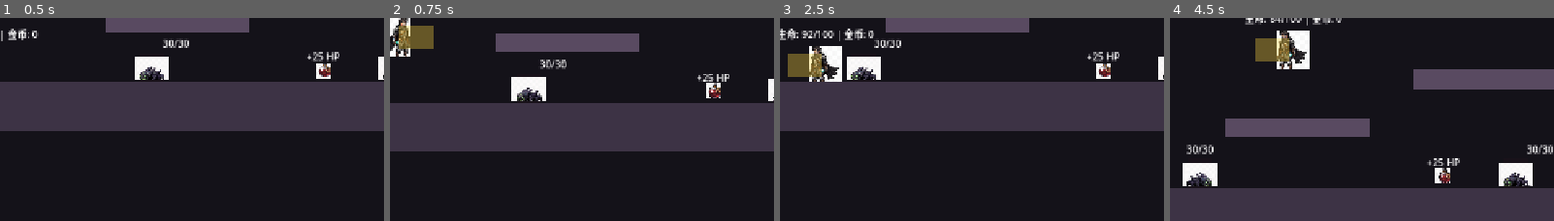
Above: before the commit, frames 1-4 (left to right).
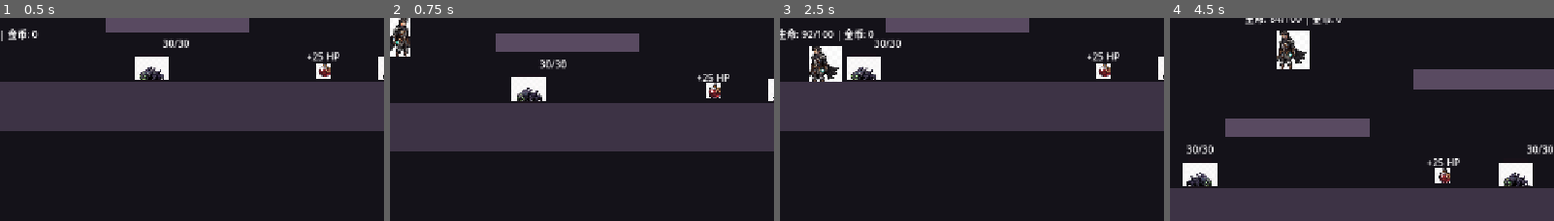
Above: after the commit, the same moments.

Repository: 98longq/relicbound
Game: Godot game, scene res://scenes/levels/test_level.tscn
The game is run twice, just before and just after one commit, with the same random seed, the same clock (stepped at 60 frames per second) and the same inputs.
Inputs (mouse positions are % of the whole screen's width and height, from its top left):
- Up to frame 1 (0.5 s): no input
- Up to frame 2 (0.75 s): tap Enter (ui_accept) at 0.5 s; move the mouse to (72, 46) at 0.52 s; hold Right (ui_right) from 0.53 s (still down); hold R from 0.53 s (still down); click (72, 46) at 0.67 s
- Up to frame 3 (2.5 s): tap Enter (ui_accept) at 0.77, 1.52, 2 s; move the mouse to (29, 57) at 1.27 s; release R at 1.28 s; tap Space at 1.35 s; move the mouse to (60, 28) at 2.02 s; release Right (ui_right) at 2.03 s; hold Left (ui_left) from 2.03 s (still down); hold J from 2.03 s (still down)
- Up to frame 4 (4.5 s): move the mouse to (45, 73) at 2.77 s; release Left (ui_left) at 2.78 s; release J at 2.78 s; hold Right (ui_right) 2.78-4.28 s; tap R at 2.85 s; click (45, 73) at 2.92 s; tap Enter (ui_accept) at 3.02, 3.77 s; move the mouse to (80, 68) at 3.52 s; hold Space 3.53-4.28 s; move the mouse to (19, 36) at 4.27 s; hold Left (ui_left) from 4.28 s (still down); tap J at 4.35 s
The pictures show only the part of the screen within x 34-84%, y 45-95%; the shares and areas given below are measured in that part.

Frame 1 is identical in both runs. In frame 2, 1.0% of the frame differs, in the area x 2-12%, y 3-16%; in frame 3, 1.0%; in frame 4, 1.0%.

Commit message:
Use sprite state textures for player actions

Diff:
--- a/scripts/player/player_controller.gd
+++ b/scripts/player/player_controller.gd
@@ -1,9 +1,8 @@
 extends CharacterBody2D
 class_name PlayerController
 
-## M1-M3 player prototype.
-## Covers movement, jumping, facing, minimal melee attack, health, death, and pickups.
-## Inventory, relic logic, combo chains, and skill systems should stay outside this script later.
+## Player prototype controller.
+## Handles movement, jumping, facing, light attack, health, death, pickups, and basic sprite state switching.
 
 @export_group("Movement")
 @export var move_speed: float = 260.0
@@ -16,12 +15,19 @@
 @export_group("Combat")
 @export var attack_damage: int = 10
 @export var attack_cooldown: float = 0.35
-@export var attack_active_time: float = 0.12
+@export var attack_active_time: float = 0.18
 
 @export_group("Stats")
 @export var max_health: int = 100
 
+@export_group("Art")
+@export var idle_texture: Texture2D
+@export var run_texture: Texture2D
+@export var jump_texture: Texture2D
+@export var attack_texture: Texture2D
+
 @onready var visual: ColorRect = $Visual
+@onready var art_sprite: Sprite2D = $Visual/Art
 @onready var attack_area: Area2D = $AttackArea
 @onready var attack_visual: ColorRect = $AttackArea/AttackVisual
 @onready var status_label: Label = $StatusLabel
@@ -34,22 +40,32 @@
 var _attack_cooldown_timer: float = 0.0
 var _attack_active_timer: float = 0.0
 var _hit_targets: Array[Node] = []
-var _base_color: Color = Color(0.9, 0.67, 0.28, 1.0)
+var _base_art_modulate: Color = Color.WHITE
 var _hurt_flash_timer: float = 0.0
+
 
 func _ready() -> void:
 	current_health = max_health
 	add_to_group("player")
 	_set_attack_active(false)
+
 	if visual != null:
-		_base_color = visual.color
-	_update_status_label()
+		visual.color = Color(1.0, 1.0, 1.0, 0.0)
+
+	if art_sprite != null:
+		_base_art_modulate = art_sprite.modulate
+		_set_art_texture(idle_texture)
+
+	_update_status_label()
+
 
 func _physics_process(delta: float) -> void:
 	_update_hurt_flash(delta)
+
 	if is_dead:
 		_handle_dead_restart_input()
 		return
+
 	_update_attack_timers(delta)
 	_apply_gravity(delta)
 	_handle_horizontal_movement(delta)
@@ -58,15 +74,20 @@
 	move_and_slide()
 	_update_facing_visual()
 	_update_attack_area_position()
+	_update_art_state()
+
 
 func apply_damage(amount: int, source: Node = null) -> void:
 	if is_dead:
 		return
+
 	current_health = maxi(current_health - amount, 0)
 	_start_hurt_feedback()
 	_update_status_label()
+
 	if current_health <= 0:
 		die(source)
+
 
 func collect_pickup(pickup_type: String, amount: int) -> void:
 	match pickup_type:
@@ -76,21 +97,28 @@
 			current_health = mini(current_health + amount, max_health)
 		_:
 			pass
-	_update_status_label()
+
+	_update_status_label()
+
 
 func die(source: Node = null) -> void:
 	if is_dead:
 		return
+
 	is_dead = true
 	velocity = Vector2.ZERO
 	_set_attack_active(false)
-	if visual != null:
-		visual.color = Color(0.18, 0.18, 0.18, 1.0)
-	_update_status_label()
+
+	if art_sprite != null:
+		art_sprite.modulate = Color(0.35, 0.35, 0.35, 1.0)
+
+	_update_status_label()
+
 
 func _handle_dead_restart_input() -> void:
 	if Input.is_physical_key_pressed(KEY_R):
 		get_tree().reload_current_scene()
+
 
 func _apply_gravity(delta: float) -> void:
 	if not is_on_floor():
@@ -98,41 +126,52 @@
 	elif velocity.y > 0.0:
 		velocity.y = 0.0
 
+
 func _handle_horizontal_movement(delta: float) -> void:
 	var direction := _get_move_axis()
+
 	if not is_zero_approx(direction):
 		velocity.x = move_toward(velocity.x, direction * move_speed, acceleration * delta)
 		facing_direction = 1 if direction > 0.0 else -1
 	else:
 		velocity.x = move_toward(velocity.x, 0.0, friction * delta)
 
+
 func _handle_jump() -> void:
 	if _is_jump_pressed() and is_on_floor():
 		velocity.y = jump_velocity
 
+
 func _handle_attack_input() -> void:
 	if _is_attack_pressed() and _attack_cooldown_timer <= 0.0:
 		_start_attack()
+
 
 func _start_attack() -> void:
 	_attack_cooldown_timer = attack_cooldown
 	_attack_active_timer = attack_active_time
 	_hit_targets.clear()
 	_set_attack_active(true)
+	_set_art_texture(attack_texture)
 	_apply_attack_hits()
+
 
 func _update_attack_timers(delta: float) -> void:
 	if _attack_cooldown_timer > 0.0:
 		_attack_cooldown_timer -= delta
+
 	if _attack_active_timer > 0.0:
 		_attack_active_timer -= delta
 		_apply_attack_hits()
+
 		if _attack_active_timer <= 0.0:
 			_set_attack_active(false)
 
+
 func _apply_attack_hits() -> void:
 	if attack_area == null:
 		return
+
 	for body in attack_area.get_overlapping_bodies():
 		if body == self:
 			continue
@@ -140,52 +179,70 @@
 			continue
 		if body in _hit_targets:
 			continue
+
 		if body.has_method("apply_damage"):
 			body.apply_damage(attack_damage, self)
 			_hit_targets.append(body)
+
 
 func _set_attack_active(is_active: bool) -> void:
 	if attack_area != null:
 		attack_area.monitoring = is_active
 		attack_area.monitorable = false
+
+	# The old yellow rectangle was only a debug range display.
+	# Keep the hitbox active, but hide the debug rectangle so attacks read as character actions.
 	if attack_visual != null:
-		attack_visual.visible = is_active
+		attack_visual.visible = false
+
 
 func _update_attack_area_position() -> void:
 	if attack_area == null:
 		return
+
 	attack_area.position.x = 34.0 * float(facing_direction)
+
 
 func _start_hurt_feedback() -> void:
 	_hurt_flash_timer = 0.08
-	if visual != null:
-		visual.color = Color(1.0, 1.0, 1.0, 1.0)
+	if art_sprite != null:
+		art_sprite.modulate = Color(1.0, 0.55, 0.55, 1.0)
+
 
 func _update_hurt_flash(delta: float) -> void:
 	if _hurt_flash_timer <= 0.0:
 		return
+
 	_hurt_flash_timer -= delta
-	if _hurt_flash_timer <= 0.0 and visual != null and not is_dead:
-		visual.color = _base_color
+	if _hurt_flash_timer <= 0.0 and art_sprite != null and not is_dead:
+		art_sprite.modulate = _base_art_modulate
+
 
 func _update_status_label() -> void:
 	if status_label == null:
 		return
+
 	var state_text := ""
 	if is_dead:
 		state_text = " | 已死亡 - 按 R 重开"
+
 	status_label.text = "生命: %s/%s | 金币: %s%s" % [current_health, max_health, gold, state_text]
+
 
 func _get_move_axis() -> float:
 	var direction := Input.get_axis("move_left", "move_right")
+
 	if is_zero_approx(direction):
 		if Input.is_physical_key_pressed(KEY_A) or Input.is_key_pressed(KEY_LEFT):
 			direction -= 1.0
 		if Input.is_physical_key_pressed(KEY_D) or Input.is_key_pressed(KEY_RIGHT):
 			direction += 1.0
+
 	if is_zero_approx(direction):
 		direction = Input.get_axis("ui_left", "ui_right")
+
 	return clampf(direction, -1.0, 1.0)
+
 
 func _is_jump_pressed() -> bool:
 	return (
@@ -194,6 +251,7 @@
 		or Input.is_physical_key_pressed(KEY_SPACE)
 	)
 
+
 func _is_attack_pressed() -> bool:
 	return (
 		Input.is_action_just_pressed("attack")
@@ -201,7 +259,33 @@
 		or Input.is_mouse_button_pressed(MOUSE_BUTTON_LEFT)
 	)
 
+
 func _update_facing_visual() -> void:
 	if visual == null:
 		return
+
 	visual.scale.x = float(facing_direction)
+
+
+func _update_art_state() -> void:
+	if _attack_active_timer > 0.0:
+		_set_art_texture(attack_texture)
+		return
+
+	if not is_on_floor():
+		_set_art_texture(jump_texture)
+		return
+
+	if absf(velocity.x) > 20.0:
+		_set_art_texture(run_texture)
+		return
+
+	_set_art_texture(idle_texture)
+
+
+func _set_art_texture(texture: Texture2D) -> void:
+	if art_sprite == null or texture == null:
+		return
+
+	if art_sprite.texture != texture:
+		art_sprite.texture = texture
